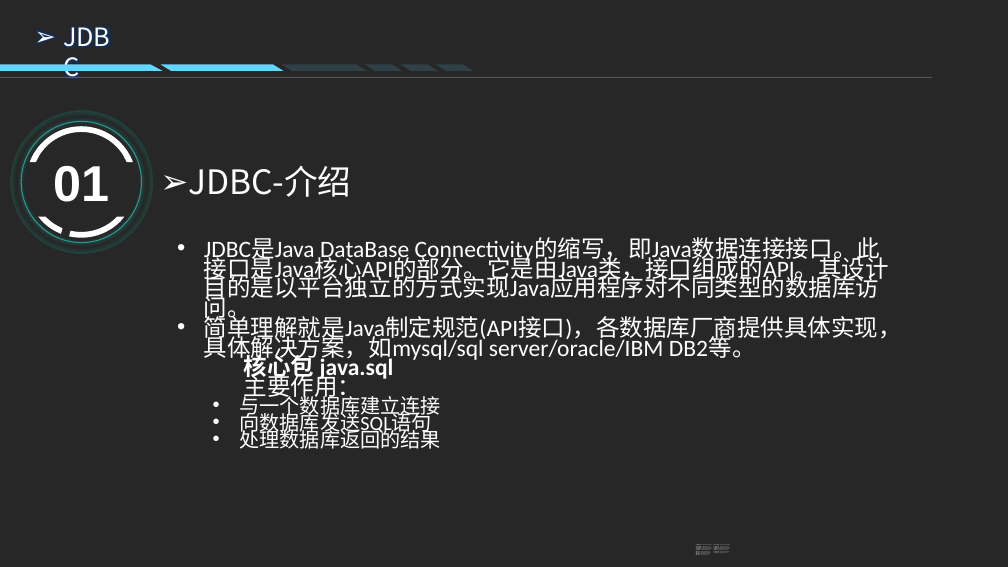
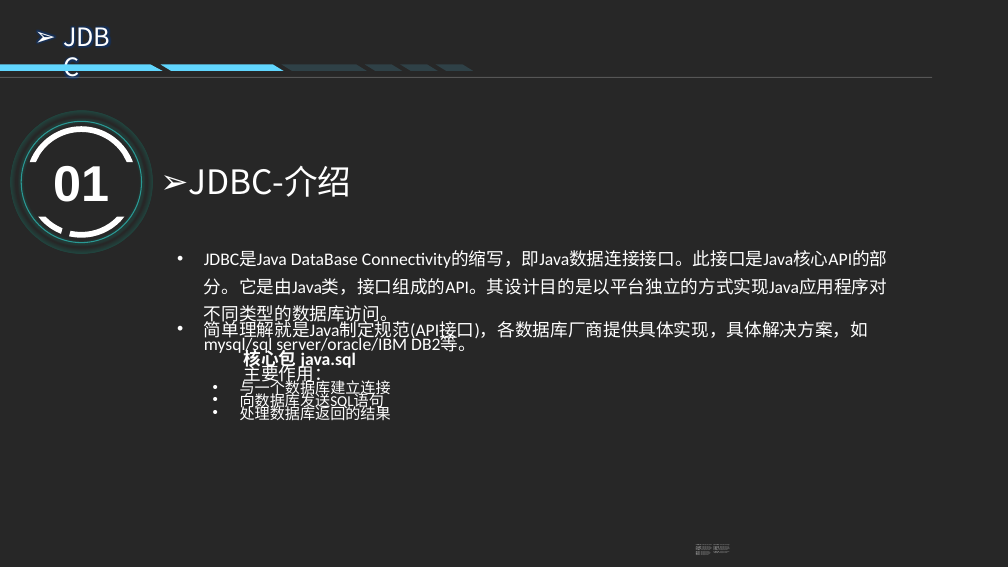
Before and after one commit to chirongqi/study-java-dao, a slide deck: slide 4 of mybatis技术分享/MyBatis技术分享.pptx. Drawn at 1008x567 pixels with LibreOffice and Linux fonts; fonts in the diff are those of the drawing; background and template pictures are left out; a plain dark background stands for a picture behind light text. Boxes give left, top, right and bottom in pixels: in the first picture for what was removed or moved away, otherwise in the second. Text is boxed around its words. In the diff, an @@ line names an element or a change of style, - is before the commit and + after.

```diff
--- a/mybatis技术分享/MyBatis技术分享.pptx
+++ b/mybatis技术分享/MyBatis技术分享.pptx
@@ text "JDBC是Java DataBase Connectivity的缩写，即Java数据连接接口。此接口是Java核心API ..." at box(204, 251, 888, 420): size 22.4 to 16.8 pt in "JDBC是Java DataBase Connectivity的缩写，即Java数据连接接口。此接口是Java核心API ...", "简单理解就是Java制定规范(API接口)，各数据库厂商提供具体实现，具体解决方案，如mysql/sql server/ ...", "核心包 java.sql", "主要作用："; size 19.2 to 14.4 pt in "与一个数据库建立连接", "向数据库发送SQL语句", "处理数据库返回的结果"; line spacing 0.7 to 1.3 @@
```
Also in this commit, not shown: 7 other slides changed, 3 other files.
